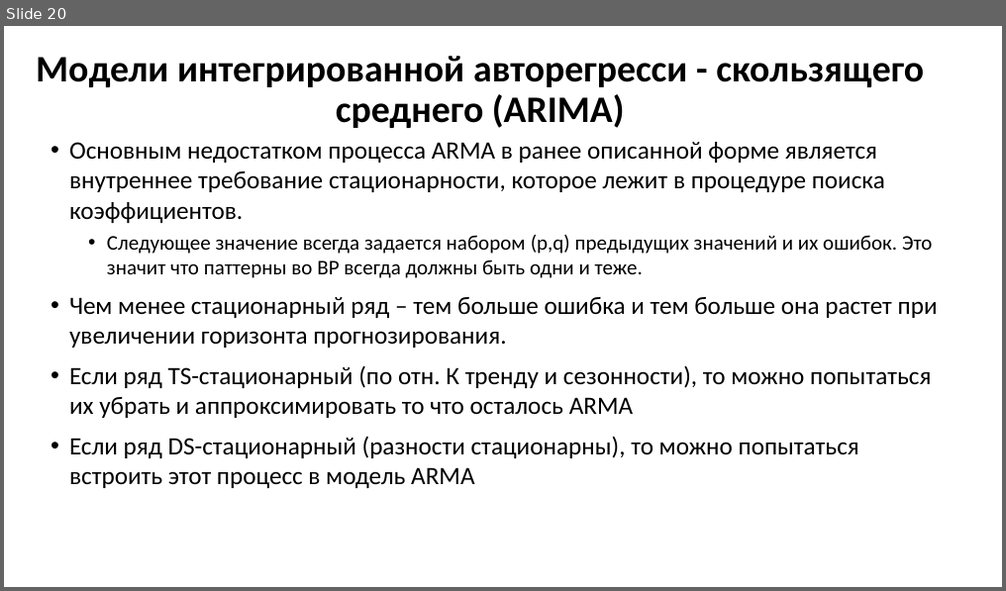
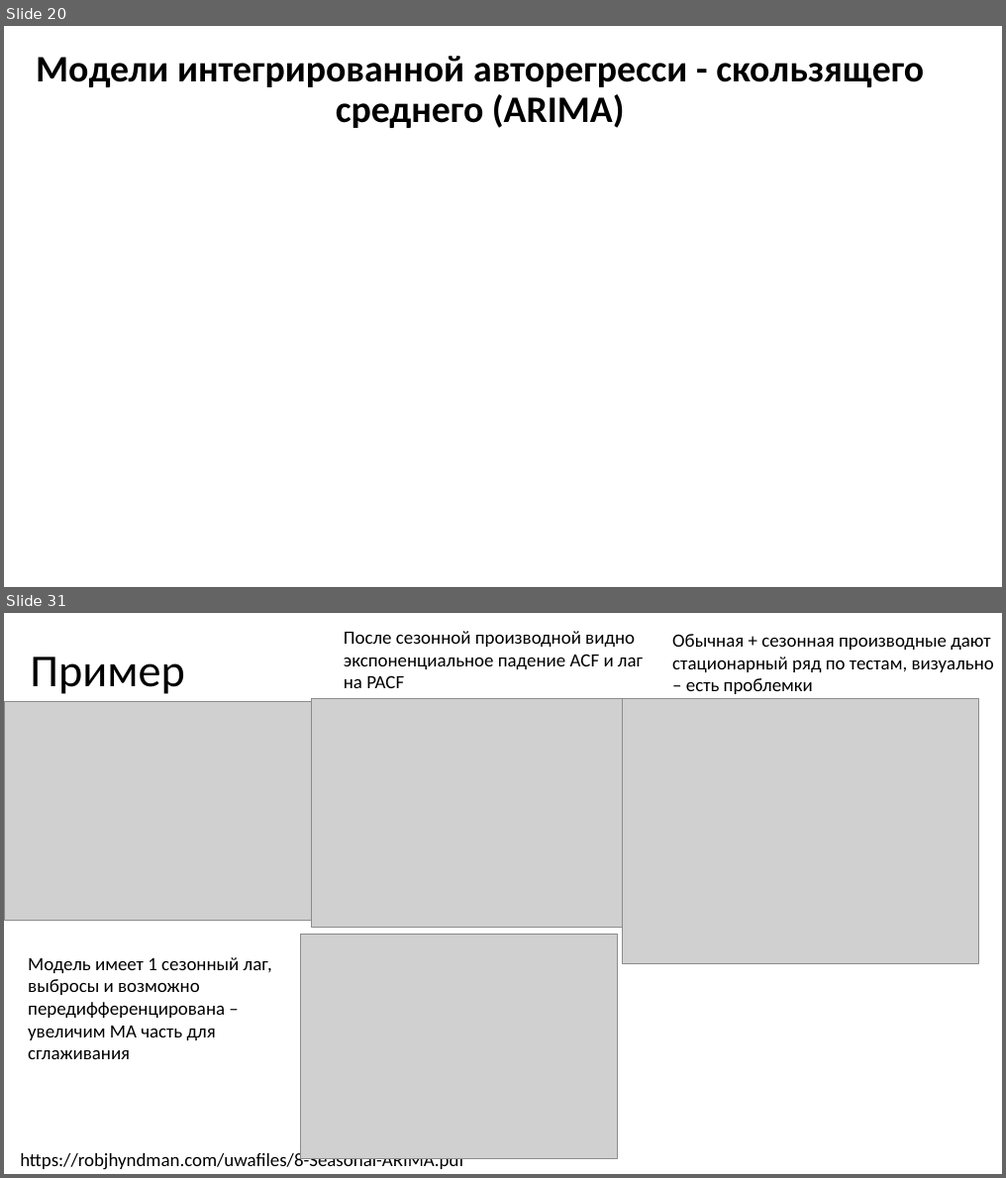
Before and after one commit to MVRonkin/TimeSeriesCourse, a slide deck: 2025/LEC/04-1 ARIMA new.pptx. Shown one above the other, each under a label of ours: slide 20 before the commit, slides 20 and 31 after it; the slides between them are not shown. The pictures are 1006x591 and 1006x1178 pixels, drawn with LibreOffice and Linux fonts; fonts in the diff are those of the drawing; grey boxes stand for pictures. Boxes give left, top, right and bottom in pixels: in the first picture for what was removed or moved away, otherwise in the second. Text is boxed around its words. In the diff, an @@ line names an element or a change of style, - is before the commit and + after.

```diff
--- a/2025/LEC/04-1 ARIMA new.pptx
+++ b/2025/LEC/04-1 ARIMA new.pptx
@@ slide 31 added at (4, 613, 1002, 1174), background #FFFFFF @@
@@ text added at (344, 631, 643, 688), 18 pt, text #000000 @@
+После сезонной производной видно экспоненциальное падение ACF и лаг на PACF
@@ text added at (672, 634, 994, 694), 18 pt, text #000000 @@
+Обычная + сезонная производные дают стационарный ряд по тестам, визуально – есть проблемки
@@ title added at (30, 657, 184, 694), 44 pt, text #000000 @@
+Пример
@@ picture added at (4, 701, 321, 921) @@
@@ picture added at (312, 698, 623, 927) @@
@@ picture added at (623, 699, 979, 964) @@
@@ picture added at (300, 934, 617, 1158) @@
@@ text added at (28, 958, 272, 1059), 18 pt, text #000000 @@
+Модель имеет 1 сезонный лаг, выбросы и возможно передифференцирована – увеличим MA часть для сглаживания
@@ text added at (20, 1151, 464, 1170), 18 pt, text #000000 @@
+https://robjhyndman.com/uwafiles/8-Seasonal-ARIMA.pdf
@@ slide 20 changed as well @@
@@ text removed at (69, 142, 938, 488) @@
-• Основным недостатком процесса ARMA в ранее описанной форме является внутреннее требование стационарности, которое лежит в процедуре поиска коэффициентов.
-  • Следующее значение всегда задается набором (p,q) предыдущих значений и их ошибок. Это значит что паттерны во ВР всегда должны быть одни и теже.
-• Чем менее стационарный ряд – тем больше ошибка и тем больше она растет при увеличении горизонта прогнозирования.
-• Если ряд TS-стационарный (по отн. К тренду и сезонности), то можно попытаться их убрать и аппроксимировать то что осталось ARMA
-• Если ряд DS-стационарный (разности стационарны), то можно попытаться встроить этот процесс в модель ARMA
```
Also in this commit, not shown: 5 other slides changed, 32 other slides added.
